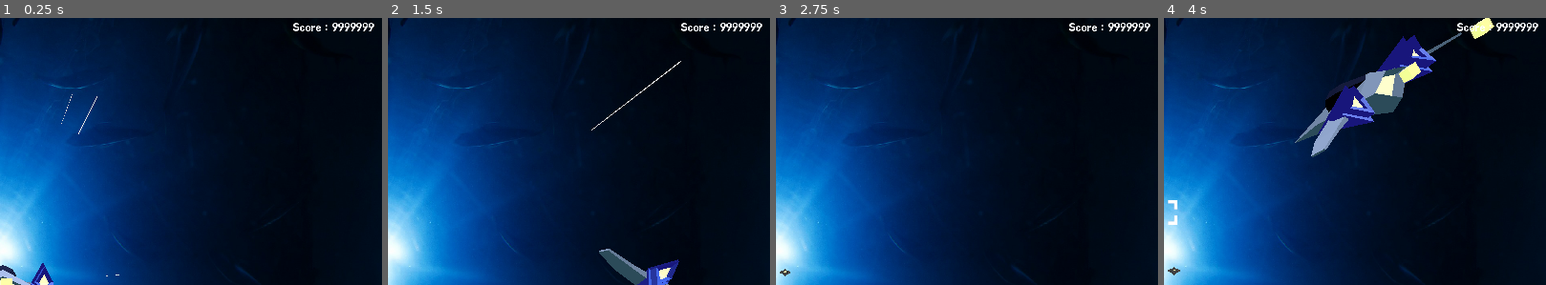
Above: before the commit, frames 1-4 (left to right).
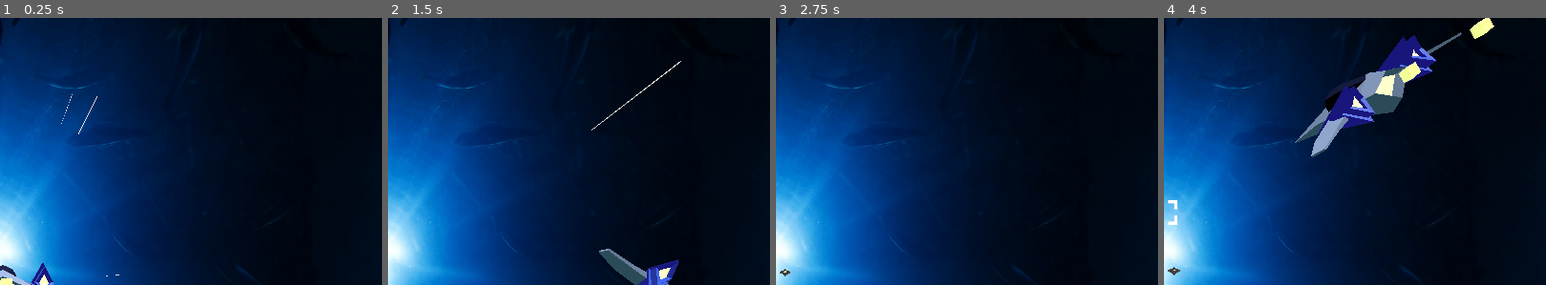
Above: after the commit, the same moments.

Repository: 2haein/computer-game-design-16
Game: Godot game, scene res://Main.tscn
The game is run twice, just before and just after one commit, with the same random seed, the same clock (stepped at 60 frames per second) and the same inputs. This scene is started directly instead of the project's main scene.
Inputs (mouse positions are % of the whole screen's width and height, from its top left):
- Up to frame 1 (0.25 s): no input
- Up to frame 2 (1.5 s): tap Enter (ui_accept) at 0.5, 0.77 s; move the mouse to (72, 45) at 0.52 s; hold Right (ui_right) 0.53-1.28 s; move the mouse to (30, 55) at 1.27 s; hold Down (ui_down) from 1.28 s (still down)
- Up to frame 3 (2.75 s): tap Enter (ui_accept) at 1.52 s; move the mouse to (60, 28) at 2.02 s; release Down (ui_down) at 2.03 s; hold Right (ui_right) from 2.03 s (still down)
- Up to frame 4 (4 s): move the mouse to (45, 70) at 2.77 s; release Right (ui_right) at 2.78 s; hold Up (ui_up) 2.78-3.53 s; tap Enter (ui_accept) at 3.02, 3.77 s; move the mouse to (80, 65) at 3.52 s; hold Left (ui_left) from 3.53 s (still down)
The pictures show only the part of the screen within x 50-100%, y 0-50%; the shares and areas given below are measured in that part.

The runs differ from the first frame. In frame 1, 0.3% of the frame differs, in the area x 76-98%, y 1-5%; in frame 2, 0.3%; in frame 3, 0.3%; in frame 4, 0.3%.

Commit message:
폴더 정리

Diff:
--- a/Main.tscn
+++ b/Main.tscn
@@ -7,7 +7,7 @@
 [ext_resource path="res://Player/Image/life.png" type="Texture" id=5]
 [ext_resource path="res://Player/Script/IconContainer.gd" type="Script" id=6]
 [ext_resource path="res://Player/Image/powerUp.png" type="Texture" id=7]
-[ext_resource path="res://Player/scoreFont.tres" type="DynamicFont" id=8]
+[ext_resource path="res://Player/Font/scoreFont.tres" type="DynamicFont" id=8]
 
 [sub_resource type="Environment" id=1]
 background_mode = 4
--- a/Player/scoreFont.tres
+++ b/Player/Font/scoreFont.tres
@@ -1,6 +1,6 @@
 [gd_resource type="DynamicFont" load_steps=2 format=2]
 
-[ext_resource path="res://Player/scoreFontData.tres" type="DynamicFontData" id=1]
+[ext_resource path="res://Player/Font/scoreFontData.tres" type="DynamicFontData" id=1]
 
 [resource]
 size = 20
--- a/Player/Script/player.gd
+++ b/Player/Script/player.gd
@@ -14,7 +14,7 @@
 onready var main = get_node("/root/globall").current_scene
 
 # onready var main = get_tree().current_scene
-var Power = load("res://Player/Bullet.tscn")
+var Power = load("res://Bullet.tscn")
 
 func _ready():
 	print("player ready called")
--- a/Player/bullet.tscn
+++ b/bullet.tscn
@@ -1,6 +1,6 @@
 [gd_scene load_steps=7 format=2]
 
-[ext_resource path="res://Player/Script/bullet.gd" type="Script" id=1]
+[ext_resource path="res://bullet.gd" type="Script" id=1]
 [ext_resource path="res://Sounds/gun.wav" type="AudioStream" id=2]
 [ext_resource path="res://Sounds/explode.wav" type="AudioStream" id=3]
 
Renamed: Player/BMHANNAPro.ttf -> Player/Font/BMHANNAPro.ttf
Renamed: Player/scoreFontData.tres -> Player/Font/scoreFontData.tres
Renamed: Player/Script/bullet.gd -> bullet.gd
